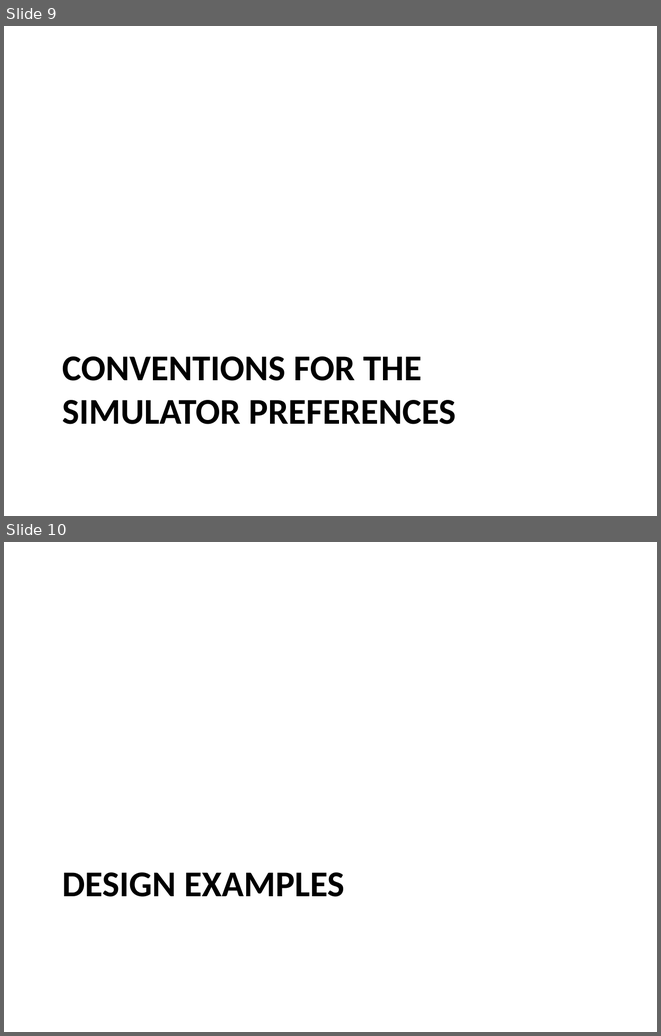
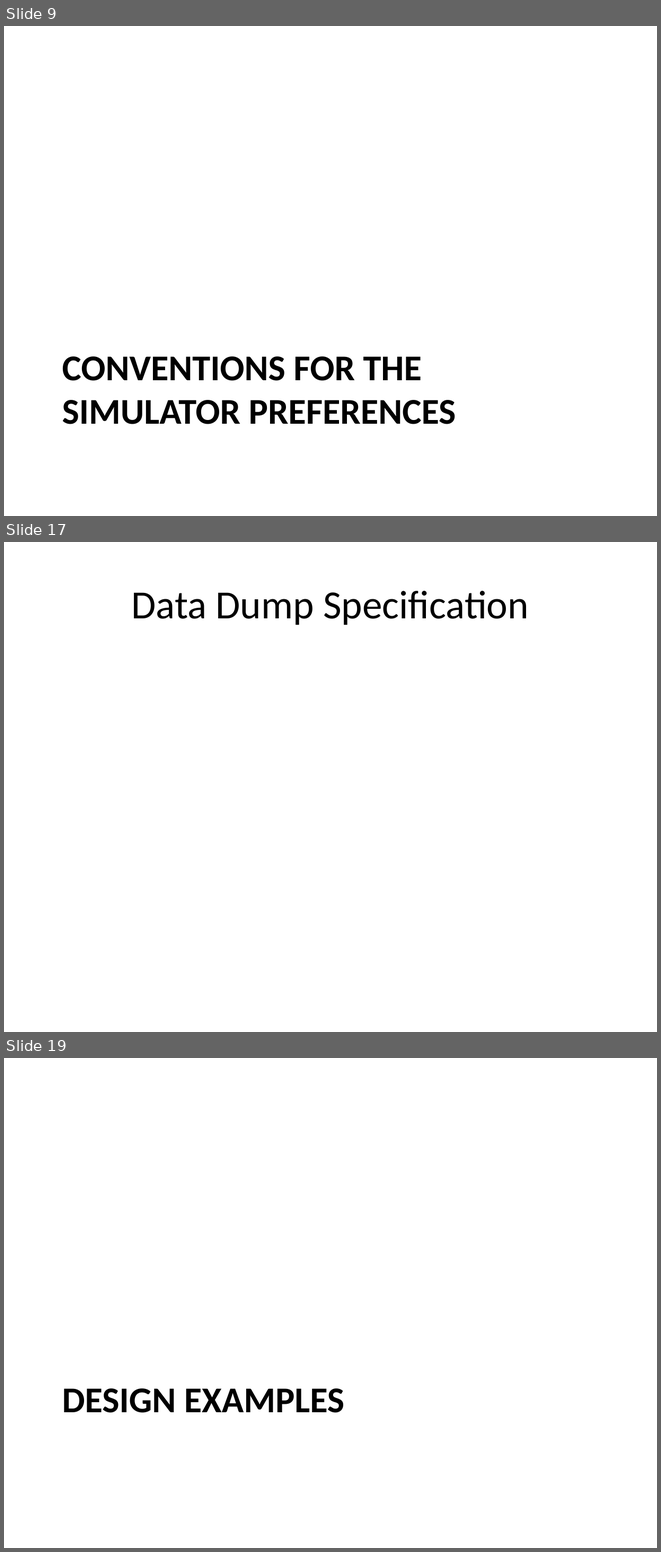
Before and after one commit to timurkelin/cosim, a slide deck: doc/cosim.pptx. Shown one above the other, each under a label of ours: slides 9 and 10 before the commit, slides 9, 17 and 19 after it; the slides between them are not shown. The pictures are 661x1036 and 661x1552 pixels, drawn with LibreOffice and Linux fonts; fonts in the diff are those of the drawing; background and template pictures are left out. Boxes give left, top, right and bottom in pixels: in the first picture for what was removed or moved away, otherwise in the second. Text is boxed around its words. In the diff, an @@ line names an element or a change of style, - is before the commit and + after.

```diff
--- a/doc/cosim.pptx
+++ b/doc/cosim.pptx
@@ slide 17 added at (4, 542, 657, 1032), background #FFFFFF @@
@@ title added at (132, 591, 529, 625), 44 pt, text #000000 @@
+Data Dump Specification
@@ what was slide 10 is now slide 19 @@
```
Also in this commit, not shown: 2 slides changed, 8 other slides added, 2 other files.
